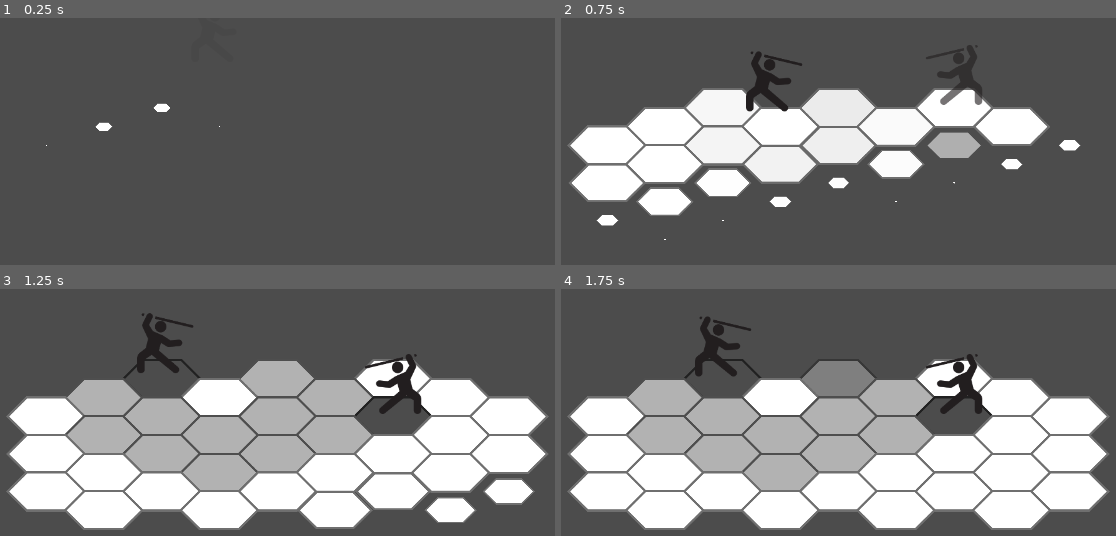
Above: before the commit, frames 1-4 (two rows, left to right).
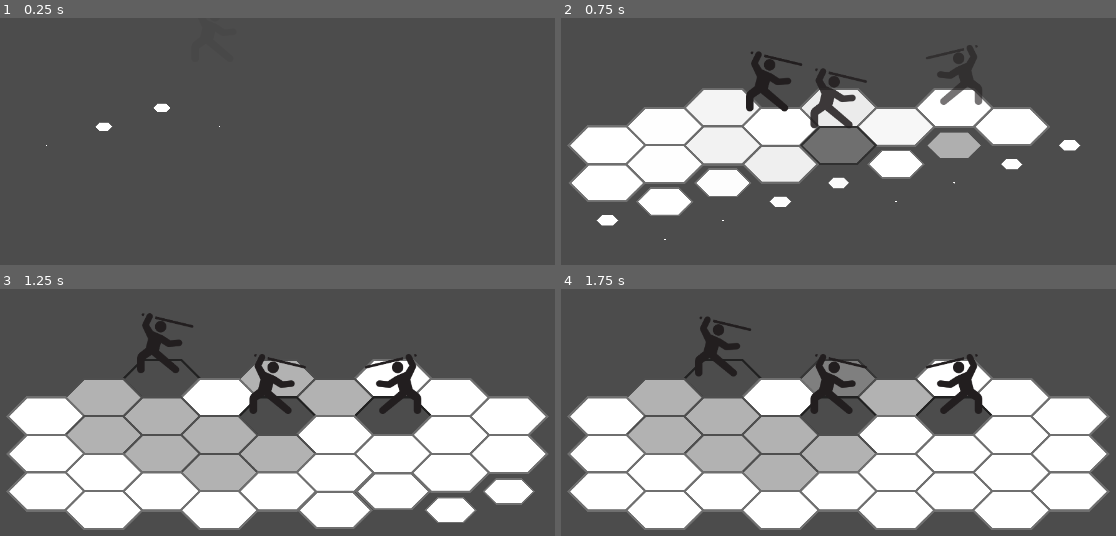
Above: after the commit, the same moments.

Repository: eduregis/hexachronos
Game: Godot game, scene res://View/Scenes/Scene1.tscn
Two runs of this game, one before a commit and one after it. Both use one fixed random seed, a clock stepped at 60 frames per second and the inputs below.
Inputs (mouse positions are in pixels of both pictures, inside the frame that each line leads up to):
- Up to frame 1 (0.25 s): no input
- Up to frame 2 (0.75 s): tap Enter (ui_accept) at 0.5 s; move the mouse to (721, 106) at 0.52 s; hold Right (ui_right) from 0.53 s (still down); click (721, 106) at 0.67 s
- Up to frame 3 (1.25 s): keep holding Right (ui_right); tap Enter (ui_accept) at 0.77 s
- Up to frame 4 (1.75 s): move the mouse to (838, 377) at 1.27 s; release Right (ui_right) at 1.28 s; click (838, 377) at 1.42 s; tap Enter (ui_accept) at 1.52 s

Frame 1 is identical in both runs. In frame 2, 2.5% of the frame differs, in the area x 43-57%, y 20-60%; in frame 3, 3.9%, in the area x 43-68%, y 26-67%; in frame 4, 3.9%.

Commit message:
IA attack

Diff:
--- a/Controller/Scenes/BasicScene.gd
+++ b/Controller/Scenes/BasicScene.gd
@@ -74,6 +74,8 @@
 			for path in paths:
 				tile_map[path.y][path.x].path_tile(path_index)
 				path_index += 1
+			if characters[turn_order_index].team == "foe":
+				attack_foe_IA()
 			post_attack_menu_inserts()
 		"attack":
 			turn_stage = "end of turn"
@@ -122,7 +124,16 @@
 		move_character_to(rand_value, tile_map[rand_value.y][rand_value.x].position)
 
 func attack_foe_IA():
-	pass
+	yield(get_tree().create_timer(1.0), "timeout")
+	var find_target = false
+	var foe_paths = pathfinder(characters[turn_order_index].index, characters[turn_order_index].character_info["movement"], false)
+	for foe_path in foe_paths:
+		for character in characters:
+			if (character.index == foe_path) && (character.team == "ally") && !find_target:
+				find_target = true
+				attack_character_to(foe_path, tile_map[foe_path.y][foe_path.x].position)
+	if !find_target:
+		next_turn_stage()
 
 func character_defeated(team):
 	match team:
--- a/Controller/Scenes/Scene1.gd
+++ b/Controller/Scenes/Scene1.gd
@@ -12,7 +12,7 @@
 #	GERAR TILEMAP
 	load_tilemap("0001")
 	set_ally("Tanker", 1, 1)
-#	set_ally("Mechanic", 2, 2)
+	set_ally("Mechanic", 2, 2)
 	set_foe("Foe", 3, 2)
 	start_combat()
 
